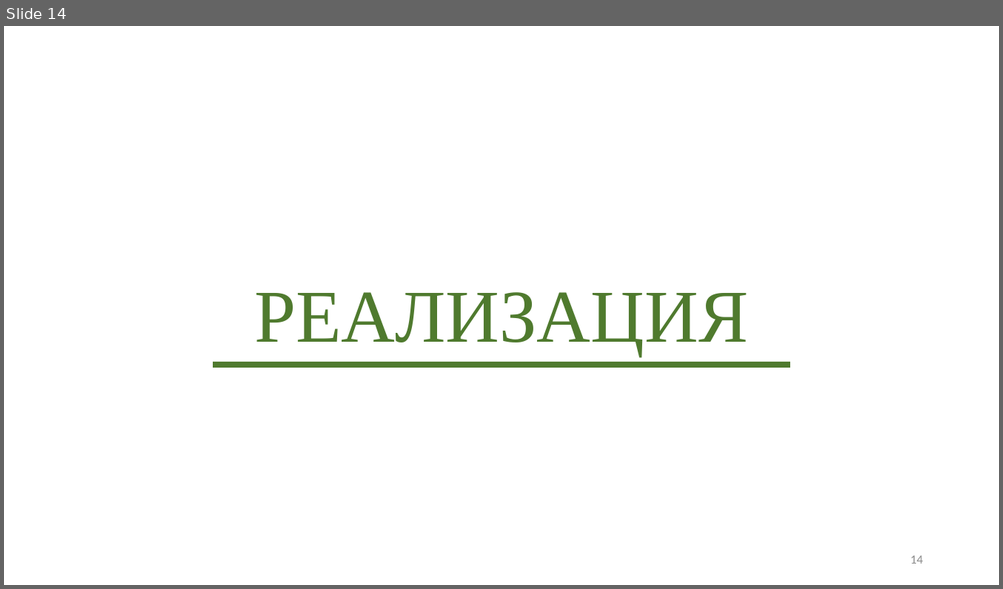
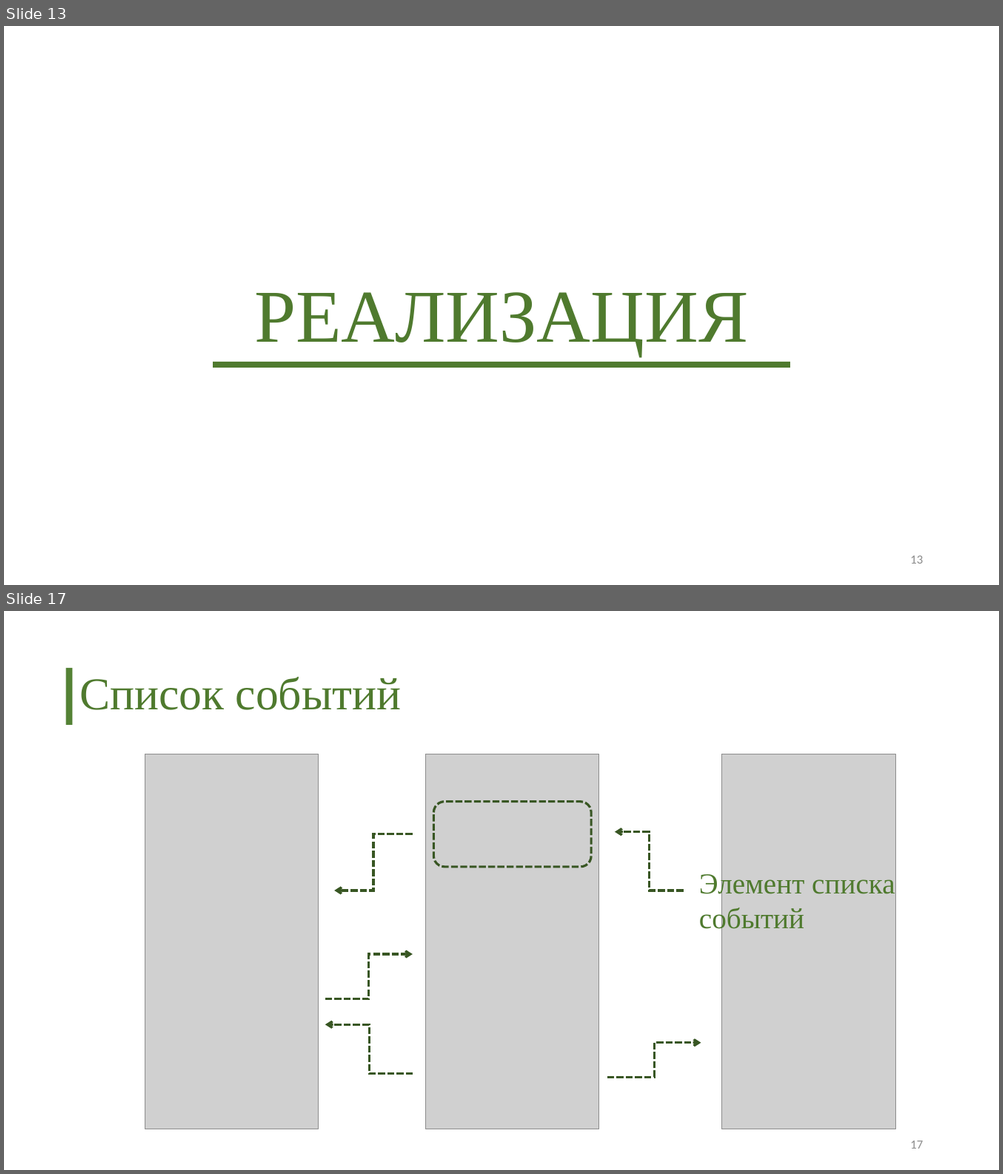
Before and after one commit to polyafedosova/TP-5.2-5, a slide deck: Documentation/Презентация.pptx. Shown one above the other, each under a label of ours: slide 14 before the commit, slides 13 and 17 after it; the slides between them are not shown. The pictures are 1003x589 and 1003x1174 pixels, drawn with LibreOffice and Linux fonts; fonts in the diff are those of the drawing; grey boxes stand for pictures. Boxes give left, top, right and bottom in pixels: in the first picture for what was removed or moved away, otherwise in the second. Text is boxed around its words. In the diff, an @@ line names an element or a change of style, - is before the commit and + after.

```diff
--- a/Documentation/Презентация.pptx
+++ b/Documentation/Презентация.pptx
@@ slide 17 added at (4,611,999,1170), background #FFFFFF @@
@@ rectangle added at (65,668,72,725), fill #548235 @@
@@ title added at (79,677,401,710), 44 pt, text #4F7A2E @@
+Список событий
@@ picture added at (145,755,318,1130) @@
@@ picture added at (426,755,599,1130) @@
@@ picture added at (722,755,895,1130) @@
@@ rounded rectangle added at (434,802,591,868), outline #385723 2.25 pt dashed @@
@@ elbow arrow added from (684, 891) to (614, 832), #385723 2.25 pt dashed @@
@@ elbow arrow added from (413, 834) to (335, 891), #385723 2.25 pt dashed @@
@@ text added at (699,871,894,934), 28 pt, text #4F7A2E @@
+Элемент списка событий
@@ elbow arrow added from (325, 999) to (413, 954), #385723 2.25 pt dashed @@
@@ elbow arrow added from (413, 1074) to (325, 1025), #385723 2.25 pt dashed @@
@@ elbow arrow added from (607, 1077) to (701, 1043), #385723 2.25 pt dashed @@
@@ page number added at (910,1141,922,1149), 12 pt, text #8C8C8C @@
+17
@@ what was slide 14 is now slide 13 @@
@@ page number at (910,556,922,564): text changed @@
-14
+13
```
Also in this commit, not shown: 7 slides changed, 8 other slides added, 11 slides removed.
